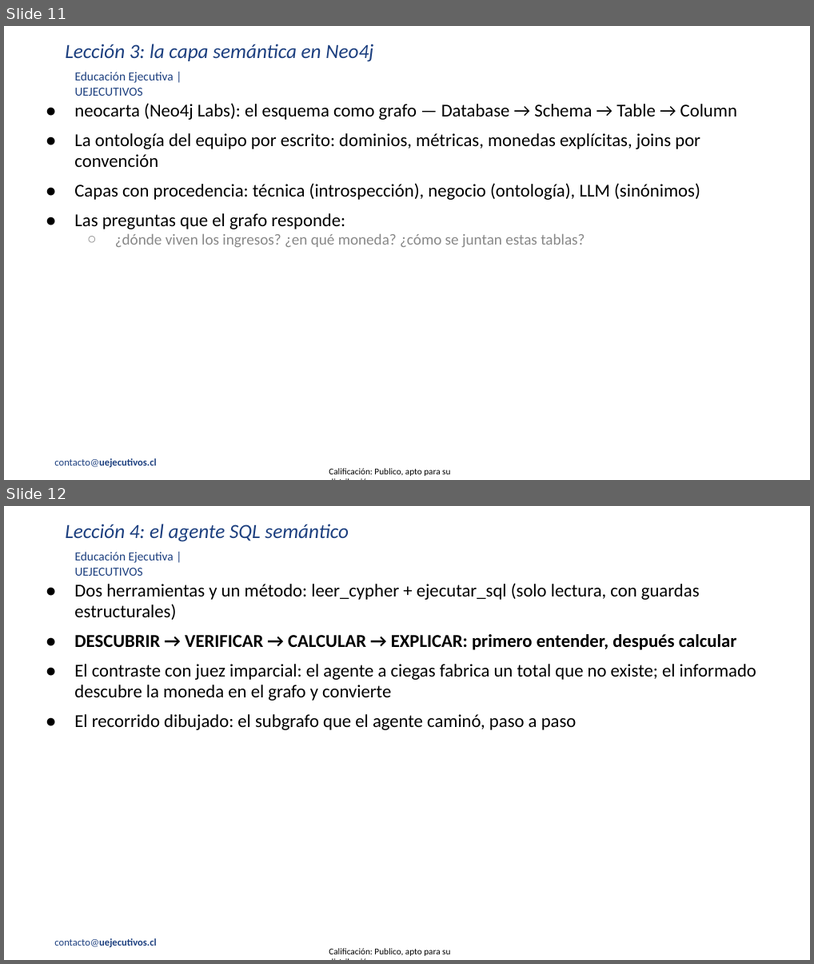
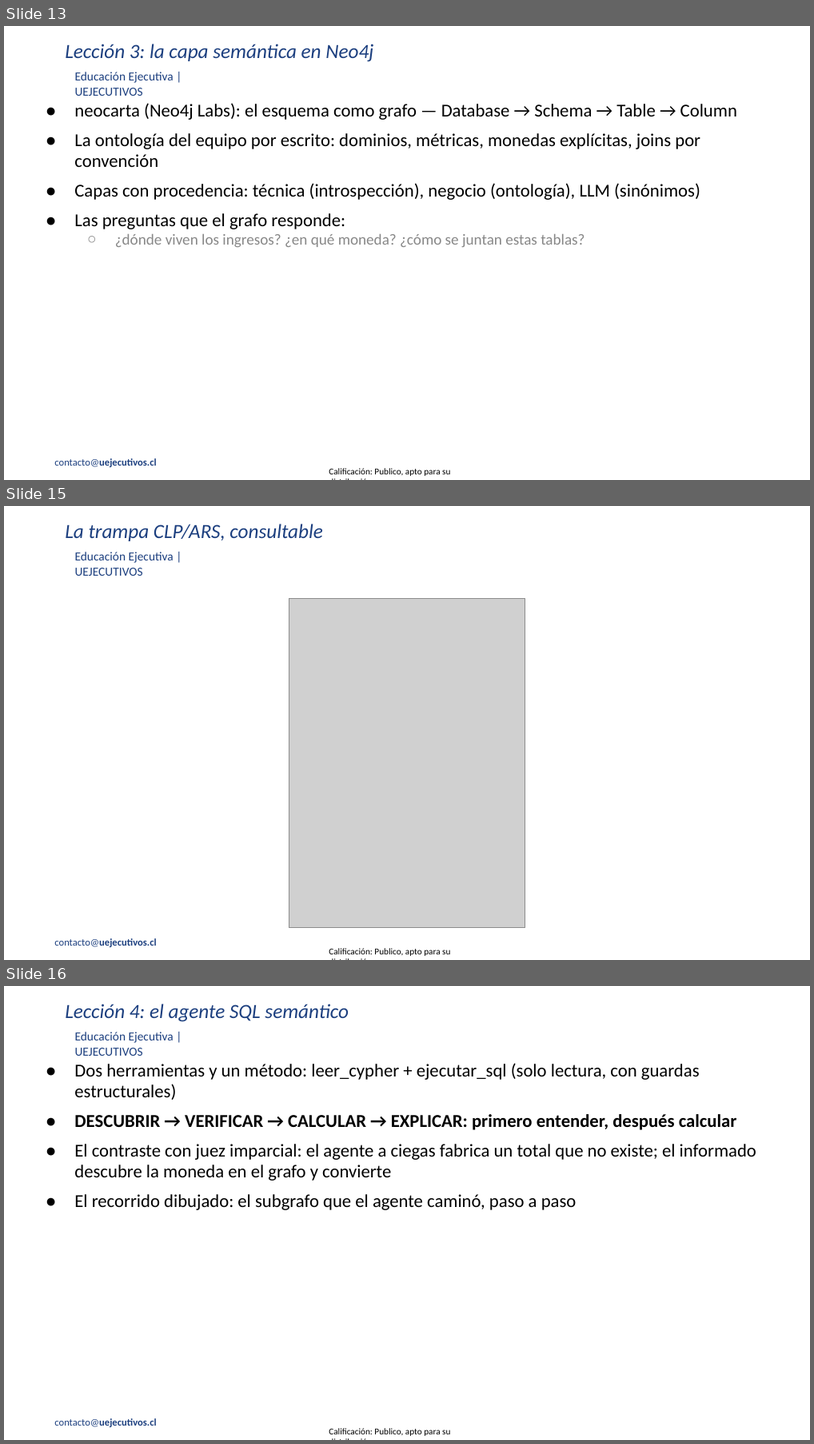
Before and after one commit to josepenam/clases-diplomado-gen-ia, a slide deck: class_5_4_integraciones/deck/deck_5_4_integraciones.pptx. Shown one above the other, each under a label of ours: slides 11 and 12 before the commit, slides 13, 15 and 16 after it; the slides between them are not shown. The pictures are 814x964 and 814x1444 pixels, drawn with LibreOffice and Linux fonts; fonts in the diff are those of the drawing; grey boxes stand for pictures; background and template pictures are left out. Boxes give left, top, right and bottom in pixels: in the first picture for what was removed or moved away, otherwise in the second. Text is boxed around its words. In the diff, an @@ line names an element or a change of style, - is before the commit and + after.

```diff
--- a/class_5_4_integraciones/deck/deck_5_4_integraciones.pptx
+++ b/class_5_4_integraciones/deck/deck_5_4_integraciones.pptx
@@ slide 15 added at (x1=4, y1=506, x2=810, y2=960), background picture (left out); not listed: 3 template elements that a slide beside it also shows @@
@@ title added at (x1=65, y1=524, x2=322, y2=541), 18 pt, text #1C3F7F, italic @@
+La trampa CLP/ARS, consultable
@@ picture added at (x1=289, y1=599, x2=525, y2=928) @@
@@ what was slide 11 is now slide 13 @@
@@ what was slide 12 is now slide 16 @@
```
Also in this commit, not shown: 3 other slides added.
